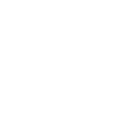
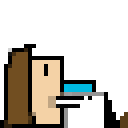
Layer changes from the first w=128, h=128 image to the second:
added group "on floor 4" with 13 layers over bbox(0, 44, 128, 128)
added layer "Hair" (13th of 13, in "on floor 4") in group "on floor 4" over bbox(0, 44, 36, 128)
added layer "right hand" (13th of 13, in "on floor 4") in group "on floor 4" over bbox(48, 96, 56, 108)
added layer "right arm" (13th of 13, in "on floor 4") in group "on floor 4" over bbox(56, 96, 84, 108)
added layer "clothes detail" (4th of 4, in "on floor 4") in group "on floor 4" over bbox(60, 92, 104, 128)
added layer "top" (13th of 13, in "on floor 4") in group "on floor 4" over bbox(64, 92, 104, 128)
added layer "facial features" (13th of 13, in "on floor 4") in group "on floor 4" over bbox(44, 64, 48, 76)
added layer "face" (13th of 13, in "on floor 4") in group "on floor 4" over bbox(24, 56, 68, 128)
added layer "bag" (13th of 13, in "on floor 4") in group "on floor 4" over bbox(36, 80, 96, 116)
added layer "bottom" (12th of 12, in "on floor 4") in group "on floor 4" over bbox(104, 92, 120, 128)
added layer "right foot" (13th of 13, in "on floor 4") in group "on floor 4" over bbox(120, 112, 128, 128)
